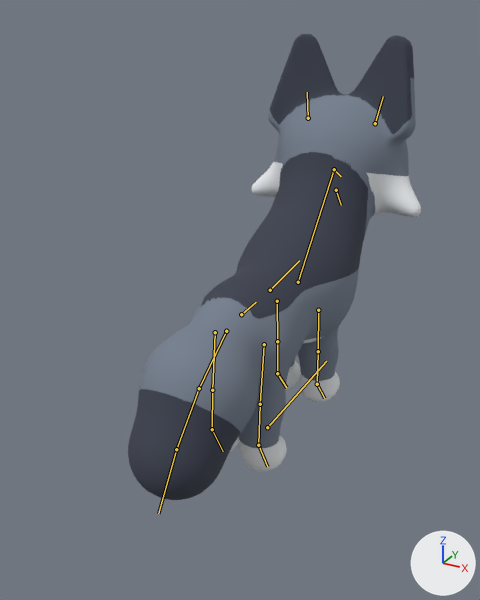
A saved change to the glTF model art_sources/own/wolf_pack_LOD0.glb.
Camera for both pictures: a camera (50 mm lens) standing at (0.95, -1.91, 1.48) and looking at (-0.04, -0.1, 0.58). Lighting does not change. The marker at lower right points along +X, +Y and +Z. The first picture is the older version. Both versions are drawn at frame 5 of the action 'attack'; the numbers are the values there. The bones that bend it are drawn over the model as lines.

Names of what the first picture shows: 'wolf_pack'.
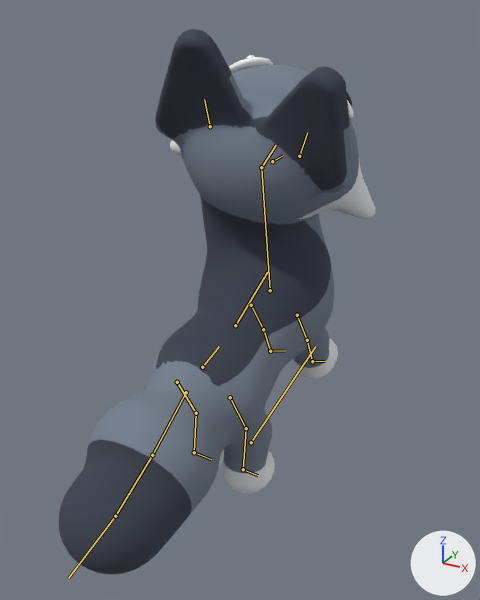
The edits, one by one:
Bone 'root' (bone_root) moves from (0.0, 0.037, -0.006) to (0.0, -0.101, 0.01).
Bone 'root' (bone_root) turns from (0, 0, 0) to (12, 0, 0) degrees about its own x, y and z.
Bone 'root' (bone_root) is rescaled from (1.0, 1.0, 1.0) to (1.03, 1.0, 0.94).
Bone 'chest' (bone_chest) turns from (-2, 0, 0) to (6, 0, 0) degrees about its own x, y and z.
Bone 'neck' (bone_neck) turns from (-7, 0, 0) to (23, 0, 0) degrees about its own x, y and z.
Bone 'head' (bone_head) turns from (2, 0, 0) to (15, 15, 0) degrees about its own x, y and z.
Bone 'ear.L' (bone_ear_l) turns from (-9, 0, 0) to (-31, 0, 0) degrees about its own x, y and z.
Bone 'ear.R' (bone_ear_r) turns from (-9, 0, 0) to (-31, 0, 0) degrees about its own x, y and z.
Bone 'fl_upper.L' (bone_fl_upper_l) turns from (7, 0, 0) to (16, 0, 0) degrees about its own x, y and z.
Bone 'fl_lower.L' (bone_fl_lower_l) turns from (-3, 0, 0) to (-6, 0, 0) degrees about its own x, y and z.
Bone 'fl_upper.R' (bone_fl_upper_r) turns from (7, 0, 0) to (16, 0, 0) degrees about its own x, y and z.
Bone 'fl_lower.R' (bone_fl_lower_r) turns from (-3, 0, 0) to (-6, 0, 0) degrees about its own x, y and z.
Bone 'tail1' (bone_tail1) turns from (0, 0, 0) to (-15, 0, 0) degrees about its own x, y and z.
Bone 'tail2' (bone_tail2) turns from (0, 0, 0) to (-18, 0, 0) degrees about its own x, y and z.
Bone 'tail3' (bone_tail3) turns from (0, 0, 0) to (-21, 0, 0) degrees about its own x, y and z.
Bone 'hl_upper.L' (bone_hl_upper_l) turns from (-6, 0, 0) to (17, 0, 0) degrees about its own x, y and z.
Bone 'hl_lower.L' (bone_hl_lower_l) turns from (3, 0, 0) to (-36, 0, 0) degrees about its own x, y and z.
Bone 'hl_foot.L' (bone_hl_foot_l) turns from (0, 0, 0) to (22, 0, 0) degrees about its own x, y and z.
Bone 'hl_upper.R' (bone_hl_upper_r) turns from (-6, 0, 0) to (17, 0, 0) degrees about its own x, y and z.
Bone 'hl_lower.R' (bone_hl_lower_r) turns from (3, 0, 0) to (-36, 0, 0) degrees about its own x, y and z.
Bone 'hl_foot.R' (bone_hl_foot_r) turns from (0, 0, 0) to (22, 0, 0) degrees about its own x, y and z.

Location of each change, (x1, y1, x2, y2) in pixels of the pictures (480 x 600 px):
'wolf_pack', posed (8% wider, 17% taller): before (128, 34, 421, 500); after (59, 29, 375, 574)
bone 'root', root to tip: before (267, 427) to (326, 361); after (251, 442) to (315, 346)
bone 'chest', root to tip: before (270, 290) to (299, 260); after (235, 325) to (267, 272)
bone 'neck', root to tip: before (298, 282) to (334, 169); after (270, 290) to (261, 167)
bone 'head', root to tip: before (334, 169) to (341, 176); after (261, 167) to (276, 145)
bone 'ear.L', root to tip: before (308, 118) to (307, 92); after (210, 126) to (204, 99)
bone 'ear.R', root to tip: before (375, 123) to (383, 96); after (299, 156) to (307, 132)
bone 'fl_upper.L', root to tip: before (277, 301) to (277, 341); after (251, 305) to (263, 329)
bone 'fl_lower.L', root to tip: before (277, 341) to (277, 373); after (263, 329) to (270, 351)
bone 'fl_upper.R', root to tip: before (318, 310) to (318, 351); after (297, 315) to (307, 340)
bone 'fl_lower.R', root to tip: before (318, 351) to (317, 384); after (307, 340) to (312, 361)
bone 'tail1', root to tip: before (226, 331) to (199, 388); after (186, 392) to (152, 455)
bone 'tail2', root to tip: before (199, 388) to (176, 449); after (152, 455) to (115, 516)
bone 'tail3', root to tip: before (176, 449) to (158, 513); after (115, 516) to (68, 578)
bone 'hl_upper.L', root to tip: before (215, 332) to (212, 390); after (177, 382) to (196, 413)
bone 'hl_lower.L', root to tip: before (212, 390) to (212, 429); after (196, 413) to (194, 452)
bone 'hl_foot.L', root to tip: before (212, 429) to (223, 451); after (194, 452) to (211, 459)
bone 'hl_upper.R', root to tip: before (264, 344) to (260, 404); after (230, 397) to (246, 428)
bone 'hl_lower.R', root to tip: before (260, 404) to (258, 445); after (246, 428) to (243, 469)
bone 'hl_foot.R', root to tip: before (258, 445) to (267, 466); after (243, 469) to (258, 475)
